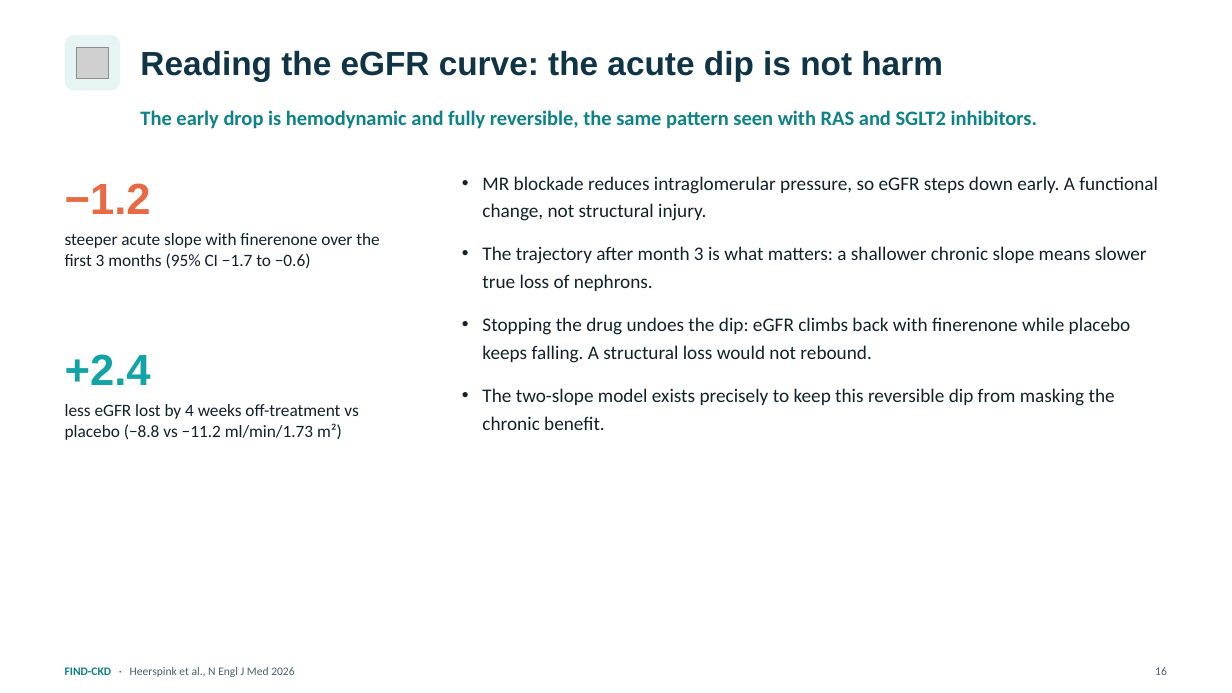
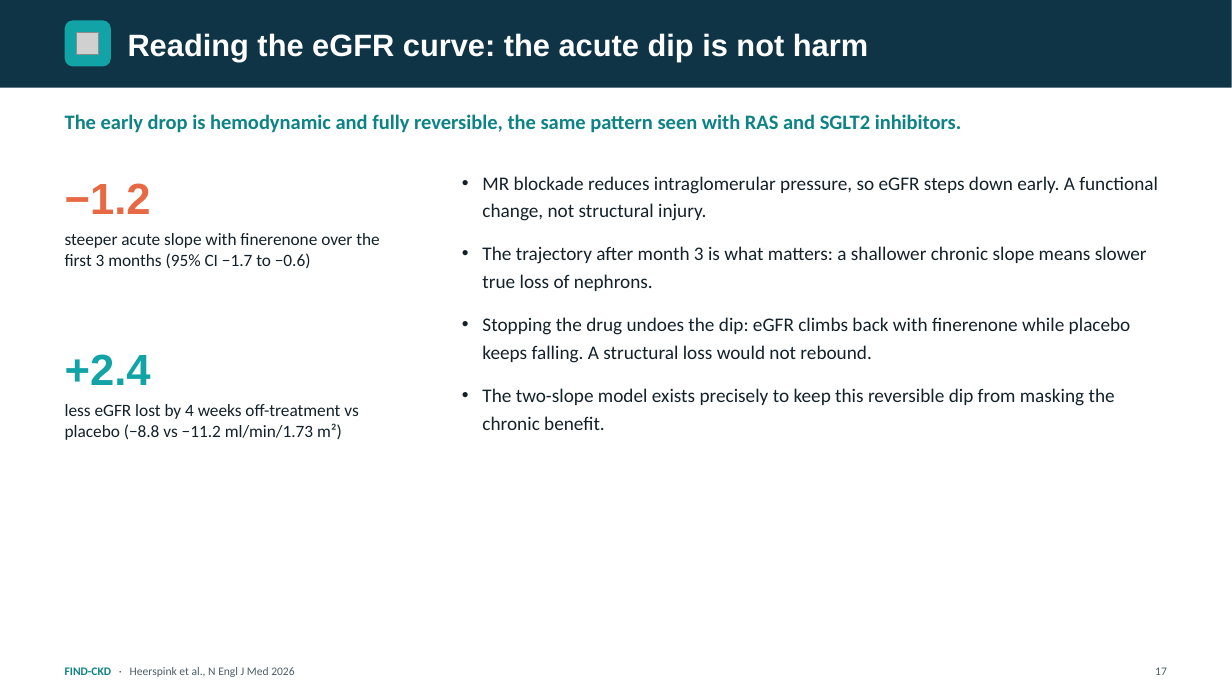
Before and after one commit to azbargarawan-sudo/clickwriting-landing, a slide deck: slide 17 of FIND-CKD.pptx (slide 16 before the commit). Drawn at 1232x693 pixels with LibreOffice and Linux fonts; fonts in the diff are those of the drawing; grey boxes stand for pictures. Boxes give left, top, right and bottom in pixels: in the first picture for what was removed or moved away, otherwise in the second. Text is boxed around its words. In the diff, an @@ line names an element or a change of style, - is before the commit and + after.

```diff
--- a/FIND-CKD.pptx
+++ b/FIND-CKD.pptx
@@ rectangle added at [0,0,1232,88], fill #0F3446 @@
@@ rounded rectangle: place and size @@
-rounded rectangle at [65,35,120,91]
+rounded rectangle at [65,20,111,67]
@@ rounded rectangle at [65,20,111,67]: fill #E7F4F4 to #12A3A6; proportions changed @@
@@ text "Reading the eGFR curve: the ...": place and size @@
-text "Reading the eGFR curve: the ..." at [140,50,943,81]
+text "Reading the eGFR curve: the ..." at [128,33,868,61]
@@ text "Reading the eGFR curve: the ..." at [128,33,868,61]: size 26 to 24 pt, text colour #0F3446 to #FFFFFF @@
@@ picture removed at [77,47,108,79] @@
@@ picture added at [77,32,99,55] @@
@@ text "The early drop is hemodynamic ...": place and size @@
-text "The early drop is hemodynamic ..." at [140,110,1038,129]
+text "The early drop is hemodynamic ..." at [65,114,962,133]
@@ text at [1155,667,1167,675]: text changed @@
-16
+17
```
Also in this commit, not shown: 26 other slides changed, 1 slide added.
